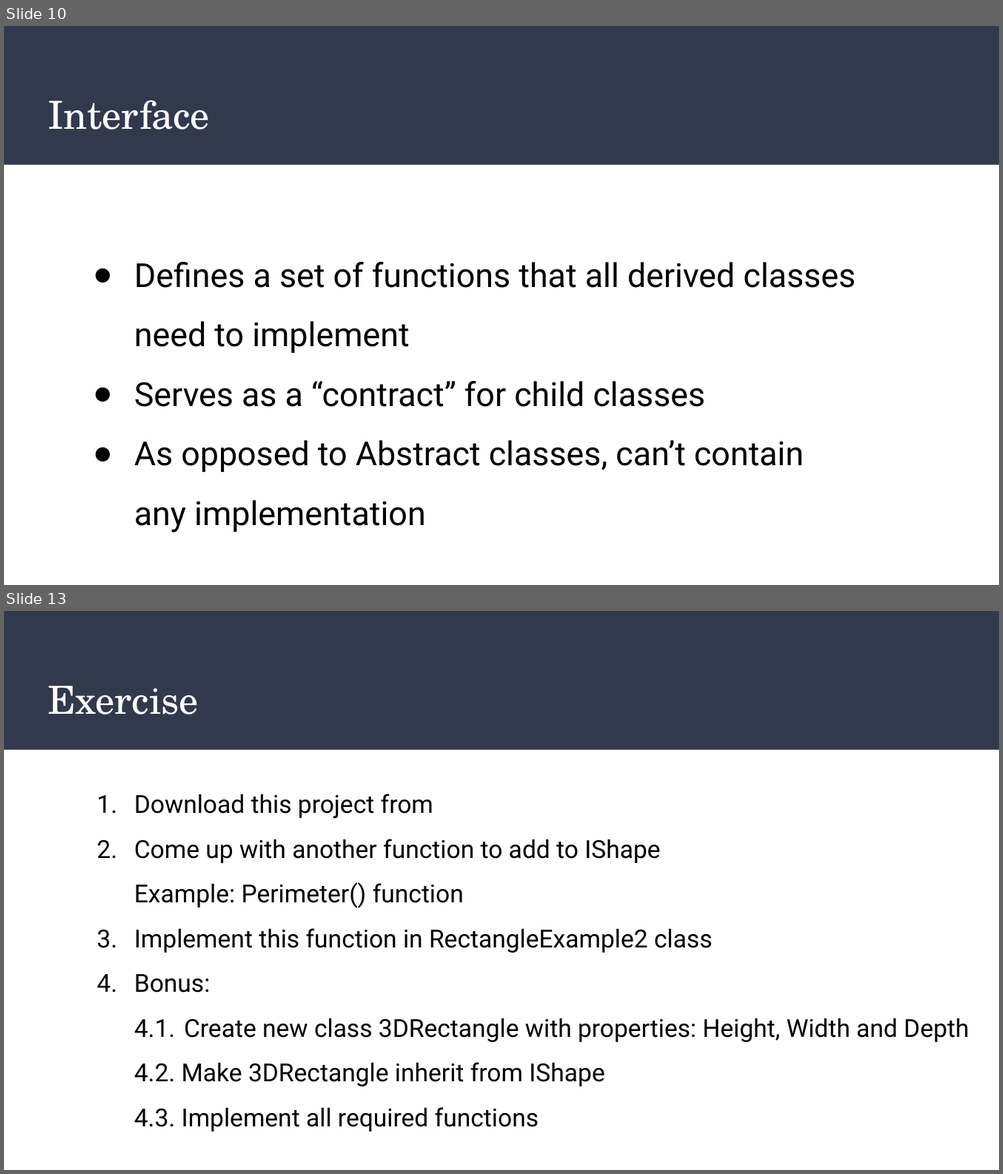
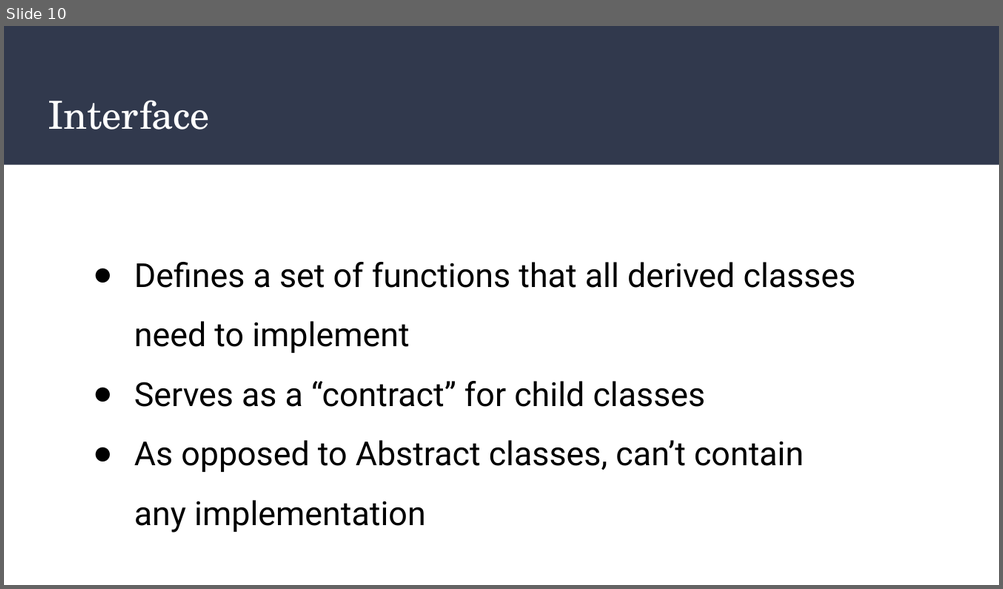
Before and after one commit to shpolina/CodeLouisville, a slide deck: Intermediate/CSharpIntermediate.pptx. Shown one above the other, each under a label of ours: slides 10 and 13 before the commit, slide 10 after it; the slides between them are not shown. The pictures are 1003x1174 and 1003x589 pixels, drawn with LibreOffice and Linux fonts; fonts in the diff are those of the drawing. Boxes give left, top, right and bottom in pixels: in the first picture for what was removed or moved away, otherwise in the second. Text is boxed around its words. In the diff, an @@ line names an element or a change of style, - is before the commit and + after.

```diff
--- a/Intermediate/CSharpIntermediate.pptx
+++ b/Intermediate/CSharpIntermediate.pptx
@@ slide 13 removed at <box>4,611,999,1170</box>, background #FFFFFF; not listed: 1 template element that a slide beside it also shows @@
@@ title removed at <box>48,686,199,715</box> @@
-Exercise
@@ text removed at <box>134,794,968,1132</box> @@
-1. Download this project from
-2. Come up with another function to add to IShape
-   Example: Perimeter() function
-3. Implement this function in RectangleExample2 class
-4. Bonus:
-4.1. Create new class 3DRectangle with properties: Height, Width and Depth
-4.2. Make 3DRectangle inherit from IShape
-4.3. Implement all required functions
```
Also in this commit, not shown: 3 slides changed, 2 slides added, 1 other slide removed.
